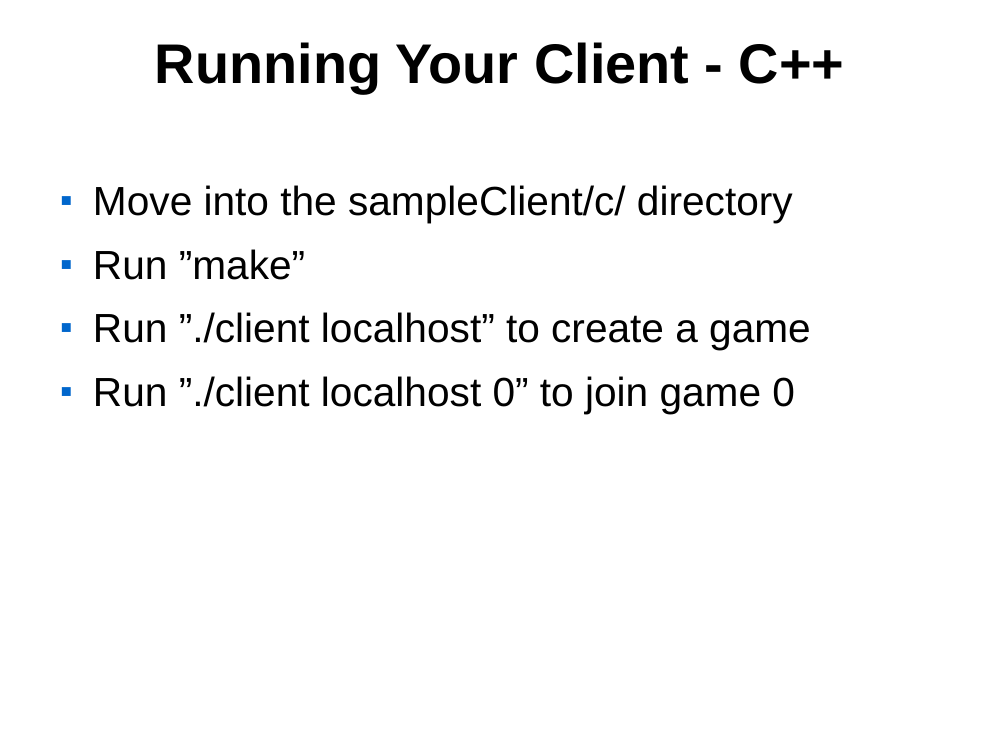
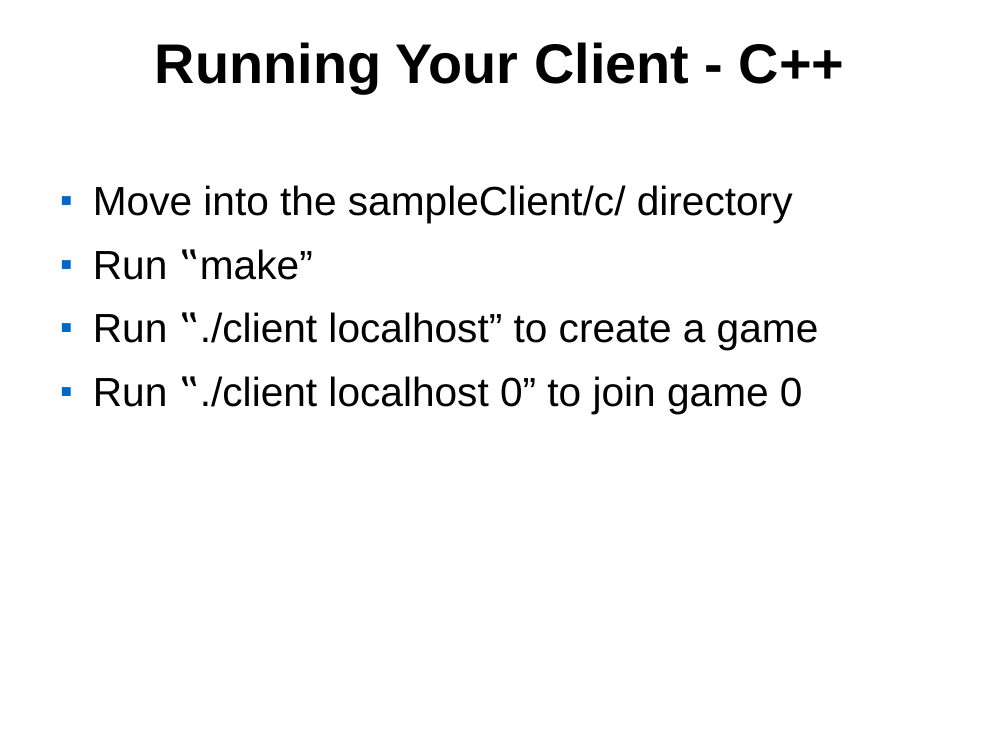
Before and after one commit to cansukockopru/cs347backgammon, a slide deck: slide 12 of Framework.ppt. Drawn at 1008x756 pixels with LibreOffice and Linux fonts; fonts in the diff are those of the drawing; background and template pictures are left out. Boxes give left, top, right and bottom in pixels: in the first picture for what was removed or moved away, otherwise in the second. Text is boxed around its words. In the diff, an @@ line names an element or a change of style, - is before the commit and + after.

```diff
--- a/Framework.ppt
+++ b/Framework.ppt
@@ text at box(93, 249, 819, 414): text changed @@
-■ Run ”make”
-■ Run ”./client localhost” to create a game
-■ Run ”./client localhost 0” to join game 0
+■ Run ‟make”
+■ Run ‟./client localhost” to create a game
+■ Run ‟./client localhost 0” to join game 0
```
Also in this commit, not shown: 4 other slides changed.
